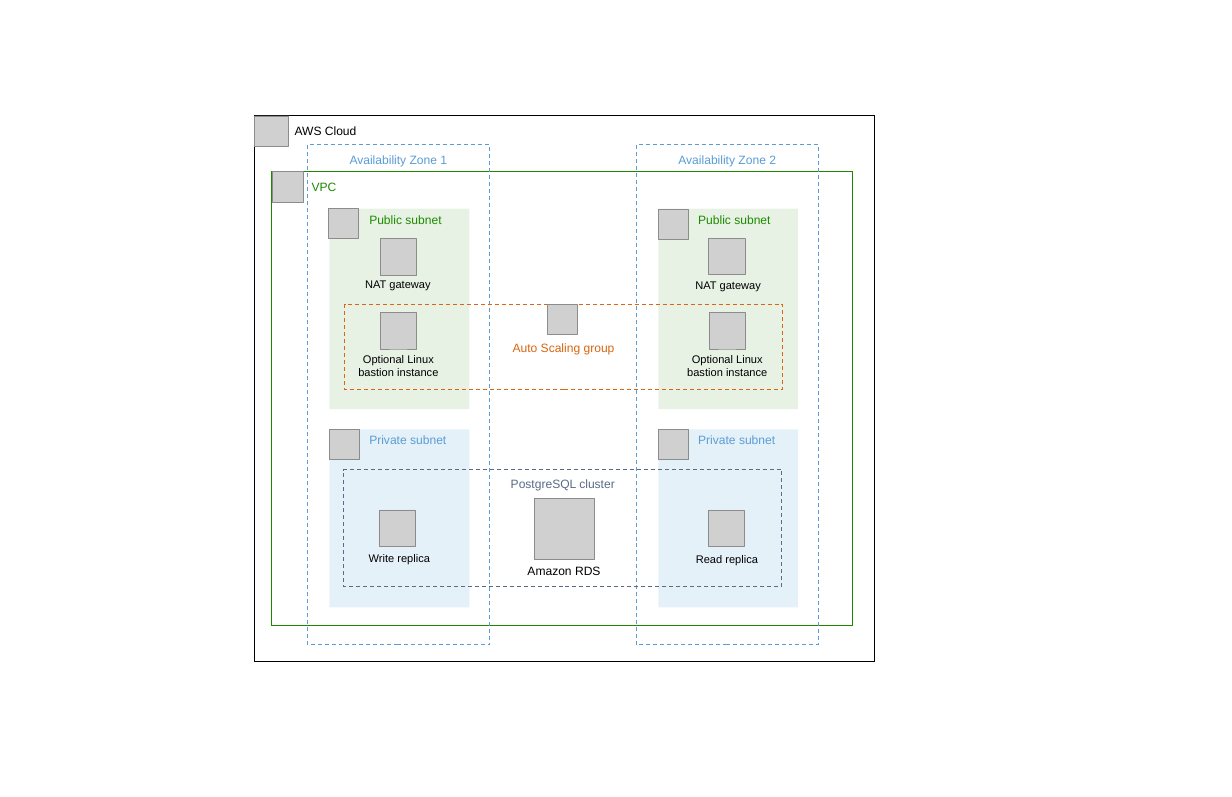
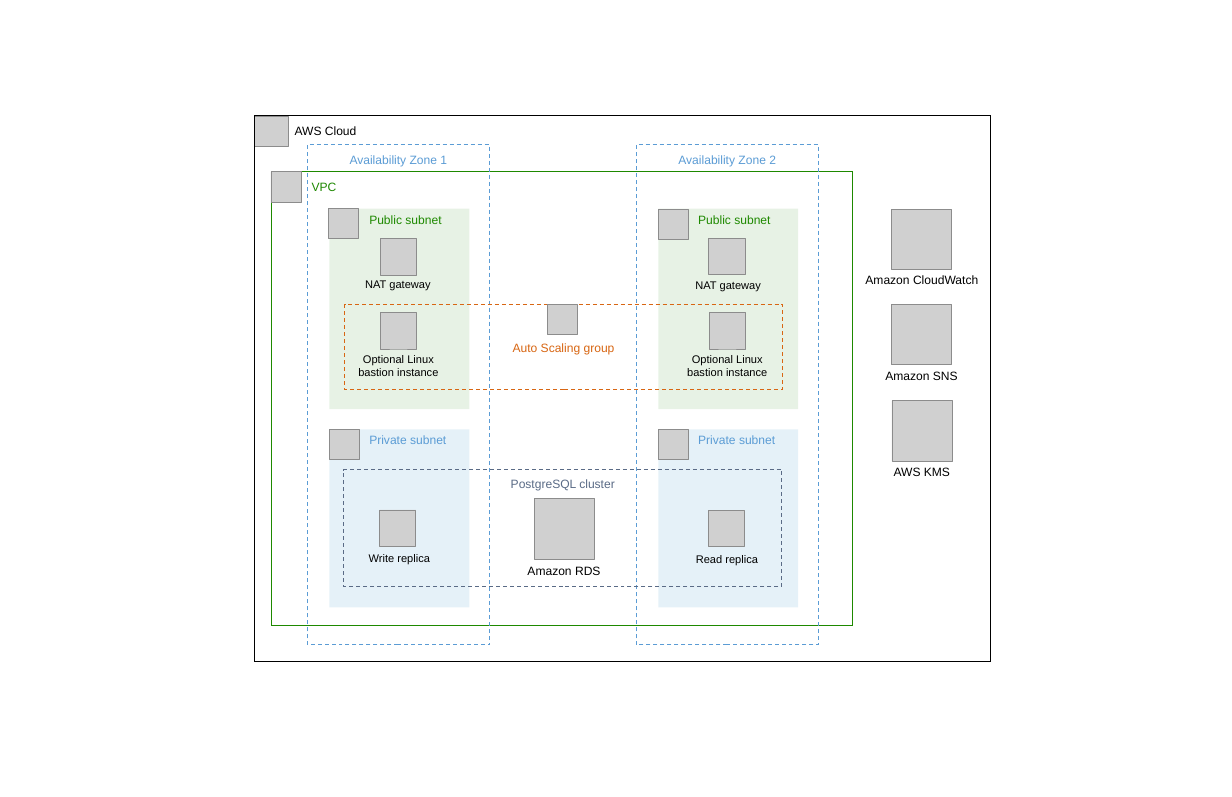
Before and after one commit to aws-quickstart/quickstart-amazon-rds, a slide deck: slide 1 of docs/deployment_guide/images/architecture_diagram.pptx. Drawn at 1232x797 pixels with LibreOffice and Linux fonts; fonts in the diff are those of the drawing; grey boxes stand for pictures. Boxes give left, top, right and bottom in pixels: in the first picture for what was removed or moved away, otherwise in the second. Text is boxed around its words. In the diff, an @@ line names an element or a change of style, - is before the commit and + after.

```diff
--- a/docs/deployment_guide/images/architecture_diagram.pptx
+++ b/docs/deployment_guide/images/architecture_diagram.pptx
@@ rectangle "AWS Cloud": place and size @@
-rectangle "AWS Cloud" at (254, 116, 874, 662)
+rectangle "AWS Cloud" at (254, 116, 990, 662)
@@ picture added at (891, 209, 952, 270) @@
@@ text added at (865, 275, 978, 284), 12 pt, text #000000 @@
+Amazon CloudWatch
@@ picture added at (891, 304, 952, 365) @@
@@ text added at (885, 371, 958, 380), 12 pt, text #000000 @@
+Amazon SNS
@@ picture added at (892, 401, 952, 461) @@
@@ text added at (894, 467, 950, 476), 12 pt, text #000000 @@
+AWS KMS
```
Also in this commit, not shown: 1 other file.
